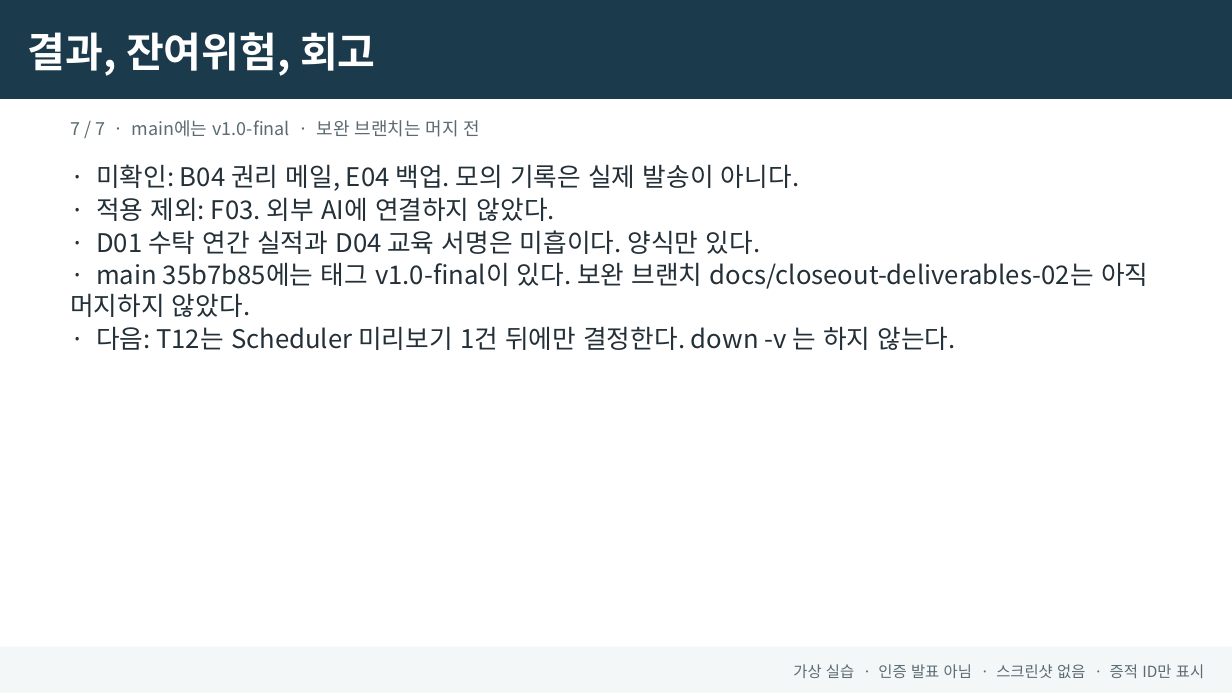
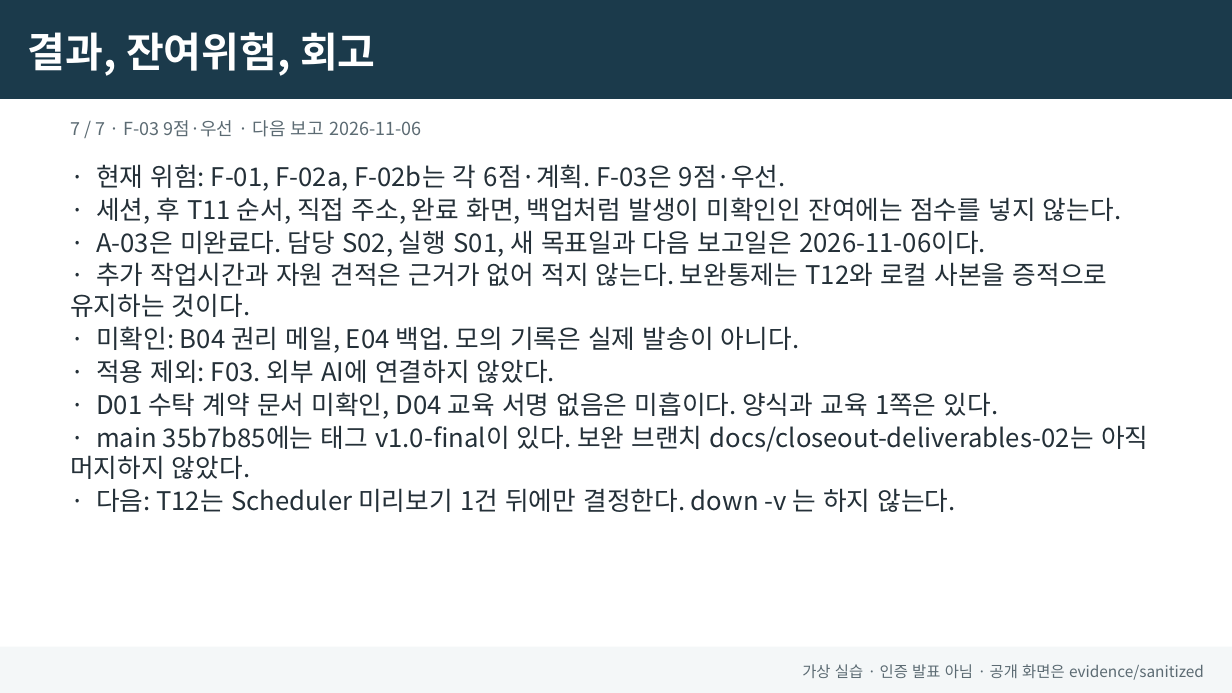
Before and after one commit to jxxnk/JY-Group-Privacy-Audit, a slide deck: slide 7 of reports/JY-Briefing.pptx. Drawn at 1232x693 pixels with LibreOffice and Linux fonts; fonts in the diff are those of the drawing. Boxes give left, top, right and bottom in pixels: in the first picture for what was removed or moved away, otherwise in the second. Text is boxed around its words. In the diff, an @@ line names an element or a change of style, - is before the commit and + after.

Commit message:
보고서 산출물과 제출 목록을 갱신한다

```diff
--- a/reports/JY-Briefing.pptx
+++ b/reports/JY-Briefing.pptx
@@ text at (70,120,421,137): text changed @@
-7 / 7 · main에는 v1.0-final · 보완 브랜치는 머지 전
+7 / 7 · F-03 9점·우선 · 다음 보고 2026-11-06
@@ text at (70,164,1121,317): paragraphs added @@
+· 현재 위험: F-01, F-02a, F-02b는 각 6점·계획. F-03은 9점·우선.
+· 세션, 후 T11 순서, 직접 주소, 완료 화면, 백업처럼 발생이 미확인인 잔여에는 점수를 넣지 않는다.
+· A-03은 미완료다. 담당 S02, 실행 S01, 새 목표일과 다음 보고일은 2026-11-06이다.
+· 추가 작업시간과 자원 견적은 근거가 없어 적지 않는다. 보완통제는 T12와 로컬 사본을 증적으로 유지하는 것이다.
@@ text at (96,392,999,419): text changed @@
-· D01 수탁 연간 실적과 D04 교육 서명은 미흡이다. 양식만 있다.
+· D01 수탁 계약 문서 미확인, D04 교육 서명 없음은 미흡이다. 양식과 교육 1쪽은 있다.
@@ text in rectangle at (802,664,1204,680): text changed @@
-가상 실습 · 인증 발표 아님 · 스크린샷 없음 · 증적 ID만 표시
+가상 실습 · 인증 발표 아님 · 공개 화면은 evidence/sanitized
```
Also in this commit, not shown: 6 other slides changed, 12 other files.
